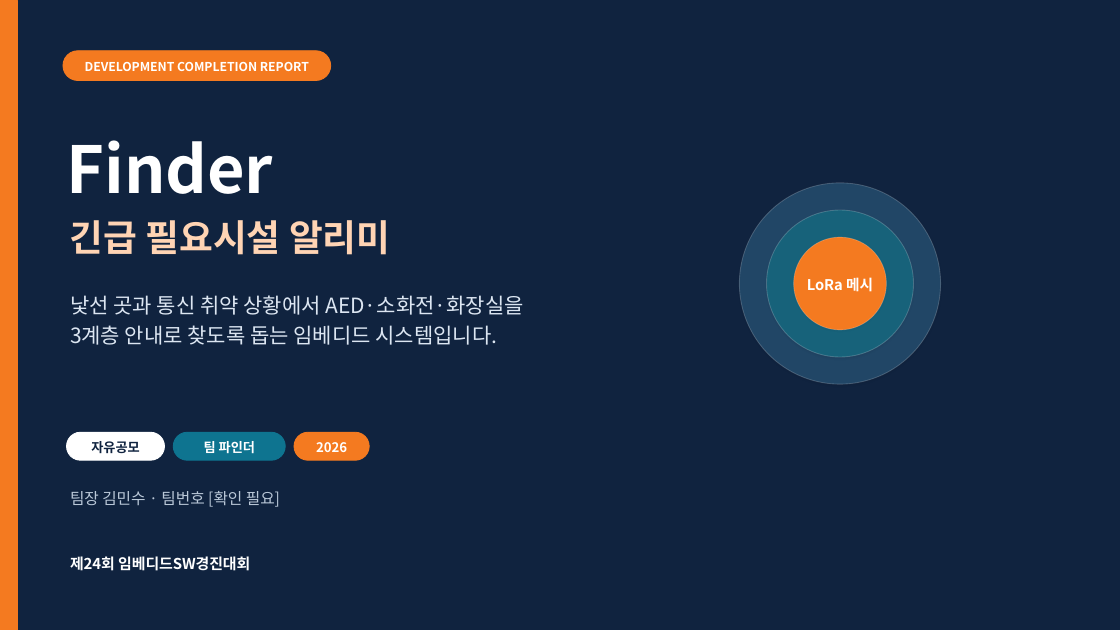
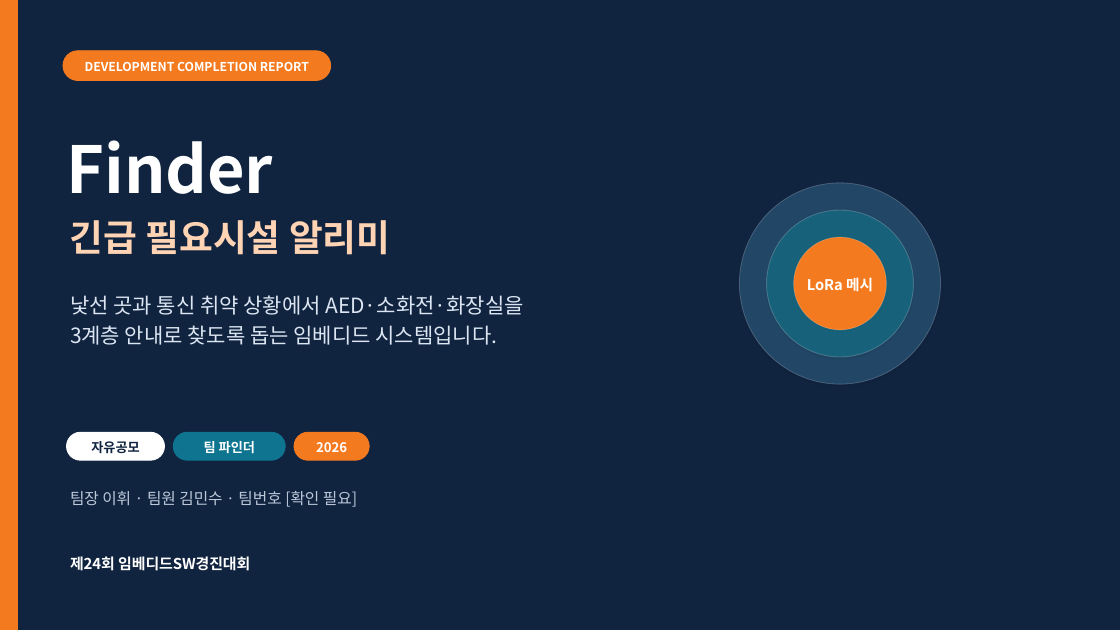
Before and after one commit to MinSooKim0Electronics0master/2026ESWContest_free_Finder, a slide deck: slide 1 of docs/2026ESWContest_자유공모_파인더_개발완료보고서.pptx. Drawn at 1120x630 pixels with LibreOffice and Linux fonts; fonts in the diff are those of the drawing. Boxes give left, top, right and bottom in pixels: in the first picture for what was removed or moved away, otherwise in the second. Text is boxed around its words. In the diff, an @@ line names an element or a change of style, - is before the commit and + after.

Commit message:
docs: 팀장과 팀원 역할 수정

```diff
--- a/docs/2026ESWContest_자유공모_파인더_개발완료보고서.pptx
+++ b/docs/2026ESWContest_자유공모_파인더_개발완료보고서.pptx
@@ text at (x1=70, y1=491, x2=357, y2=507): text changed @@
-팀장 김민수 · 팀번호 [확인 필요]
+팀장 이휘 · 팀원 김민수 · 팀번호 [확인 필요]
```
Also in this commit, not shown: 1 other slide changed, 1 other file.
